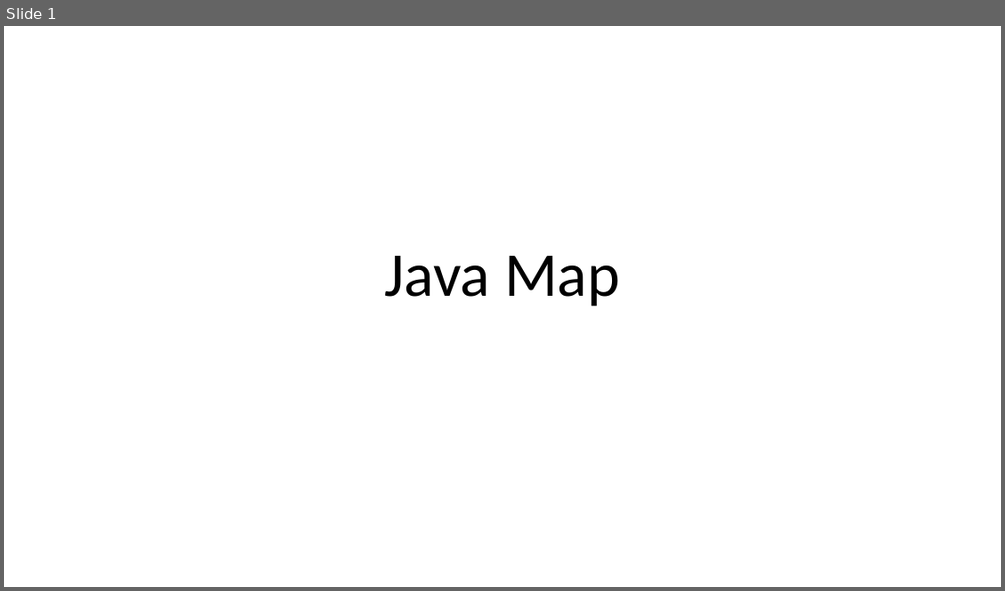
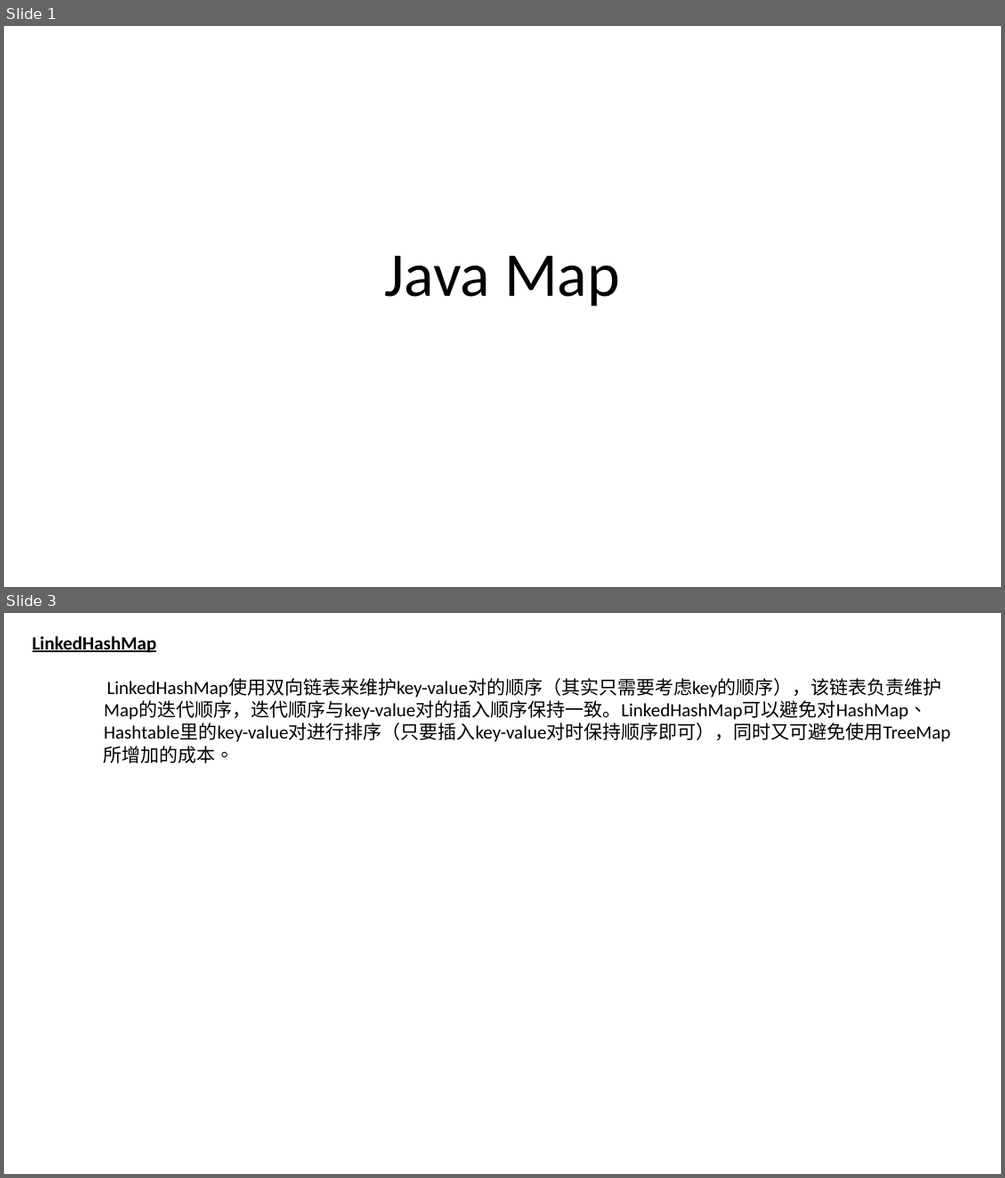
Before and after one commit to luchaojun/ChaojunStudy, a slide deck: JavaStudy/JavaStudyNote/Collection-Map/Java_Map.pptx. Shown one above the other, each under a label of ours: slide 1 before the commit, slides 1 and 3 after it; the slides between them are not shown. The pictures are 1005x591 and 1005x1178 pixels, drawn with LibreOffice and Linux fonts; fonts in the diff are those of the drawing. Boxes give left, top, right and bottom in pixels: in the first picture for what was removed or moved away, otherwise in the second. Text is boxed around its words. In the diff, an @@ line names an element or a change of style, - is before the commit and + after.

Commit message:
Add the LinkedHashMap into pptx

```diff
--- a/JavaStudy/JavaStudyNote/Collection-Map/Java_Map.pptx
+++ b/JavaStudy/JavaStudyNote/Collection-Map/Java_Map.pptx
@@ slide 3 added at (4,613,1001,1174), background #FFFFFF @@
@@ text added at (32,636,950,763), 18 pt, text #000000 @@
+LinkedHashMap
+LinkedHashMap使用双向链表来维护key-value对的顺序（其实只需要考虑key的顺序），该链表负责维护
+Map的迭代顺序，迭代顺序与key-value对的插入顺序保持一致。LinkedHashMap可以避免对HashMap、
+Hashtable里的key-value对进行排序（只要插入key-value对时保持顺序即可），同时又可避免使用TreeMap
+所增加的成本。
```
Also in this commit, not shown: 1 slide changed.
